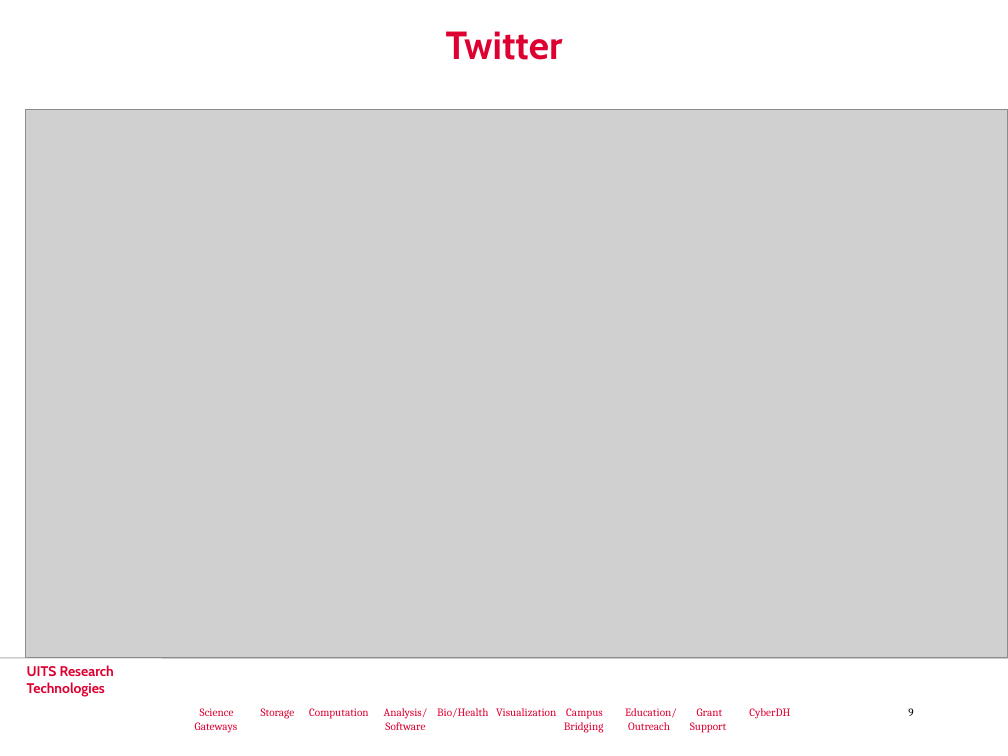
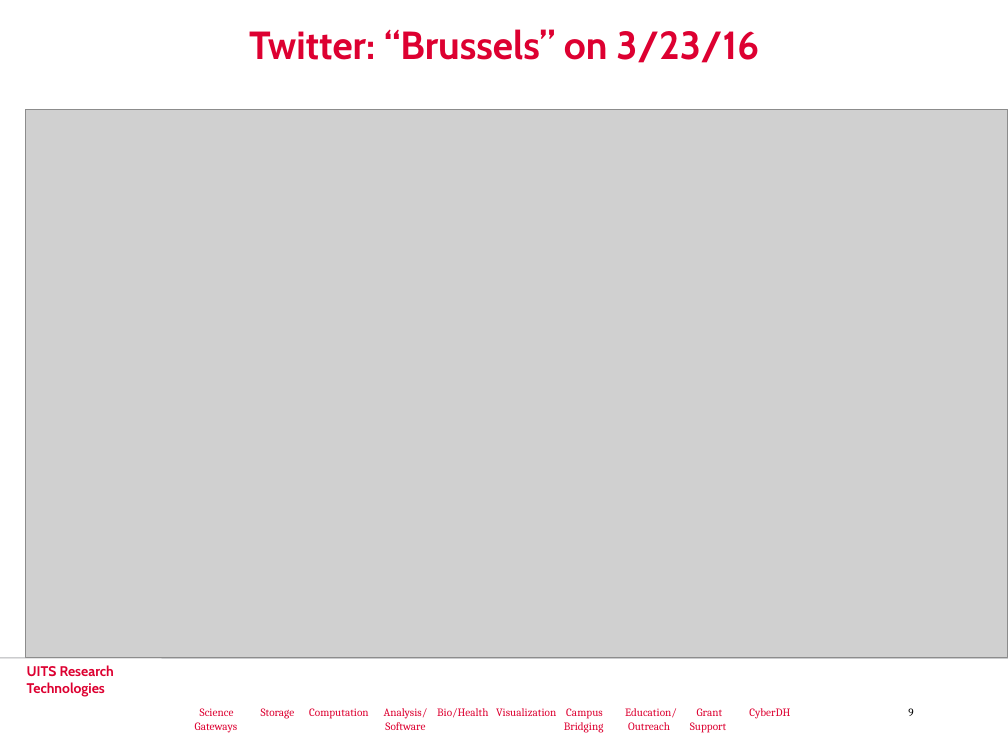
Before and after one commit to cyberdh/Text-Analysis, a slide deck: slide 9 of powerpoints/RBasics.pptx. Drawn at 1008x756 pixels with LibreOffice and Linux fonts; fonts in the diff are those of the drawing; grey boxes stand for pictures; background and template pictures are left out. Boxes give left, top, right and bottom in pixels: in the first picture for what was removed or moved away, otherwise in the second. Text is boxed around its words. In the diff, an @@ line names an element or a change of style, - is before the commit and + after.

```diff
--- a/powerpoints/RBasics.pptx
+++ b/powerpoints/RBasics.pptx
@@ title at (249, 29, 759, 63): text changed @@
-Twitter
+Twitter: “Brussels” on 3/23/16
```
Also in this commit, not shown: 1 other slide changed, 3 slides added, 3 other files.
